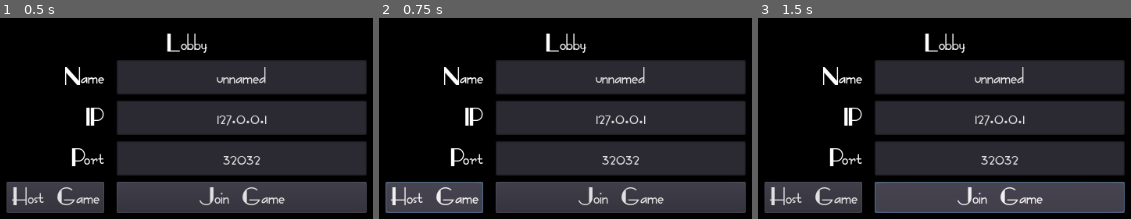
Above: before the commit, frames 1-3 (left to right).
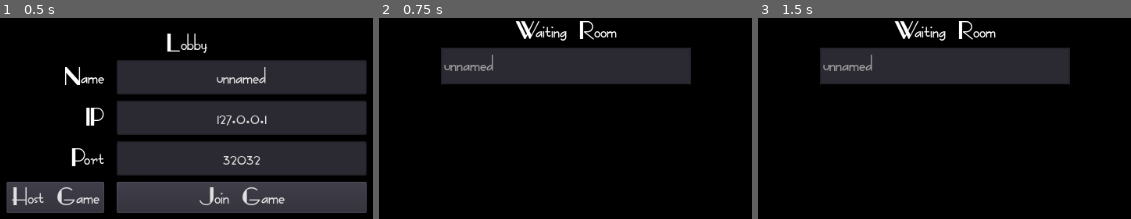
Above: after the commit, the same moments.

Repository: mc-carthy/gdGetaway
Game: Godot game, scene res://Lobby/Lobby.tscn
The game is run twice, just before and just after one commit, with the same random seed, the same clock (stepped at 60 frames per second) and the same inputs.
Inputs:
- Up to frame 1 (0.5 s): no input
- Up to frame 2 (0.75 s): click "Host Game" at 0.5 s
- Up to frame 3 (1.5 s): click "Join Game" at 1.25 s

Frame 1 is identical in both runs. In frame 2, 50% of the frame differs, in the area x 1-99%, y 1-98%; in frame 3, 50%.

Commit message:
Waiting room now functional

Diff:
--- a/Lobby/Lobby.gd
+++ b/Lobby/Lobby.gd
@@ -1,17 +1,23 @@
 extends Control
 
-onready var nameTextBox = $VBoxContainer/CenterContainer/GridContainer/NameTextBox
+onready var nameTextBox: Node = $VBoxContainer/CenterContainer/GridContainer/NameTextBox
 
 func _ready() -> void:
 	nameTextBox.text = SaveGame.save_data['player_name']
 
 func _on_HostButton_pressed() -> void:
 	Network.create_server()
+	create_waiting_room()
 
 func _on_JoinButton_pressed() -> void:
 	Network.connect_to_server()
+	create_waiting_room()
 
 
 func _on_NameTextBox_text_changed(new_text: String) -> void:
 	SaveGame.save_data['player_name'] = nameTextBox.text
 	SaveGame.save_game()
+
+func create_waiting_room() -> void:
+	$WaitingRoom.popup_centered()
+	$WaitingRoom.refresh_players(Network.players)
--- a/Lobby/Lobby.tscn
+++ b/Lobby/Lobby.tscn
@@ -1,6 +1,6 @@
 [gd_scene load_steps=4 format=2]
 
-[ext_resource path="res://Lobby/Waiting.tscn" type="PackedScene" id=1]
+[ext_resource path="res://Lobby/WaitingRoom.tscn" type="PackedScene" id=1]
 [ext_resource path="res://GUI/default.theme" type="Theme" id=2]
 [ext_resource path="res://Lobby/Lobby.gd" type="Script" id=3]
 
@@ -109,8 +109,9 @@
 margin_bottom = 196.0
 text = "Join Game"
 
-[node name="Waiting" parent="." instance=ExtResource( 1 )]
-visible = false
+[node name="WaitingRoom" parent="." groups=[
+"waiting_room",
+] instance=ExtResource( 1 )]
 [connection signal="text_changed" from="VBoxContainer/CenterContainer/GridContainer/NameTextBox" to="." method="_on_NameTextBox_text_changed"]
 [connection signal="pressed" from="VBoxContainer/CenterContainer/GridContainer/HostButton" to="." method="_on_HostButton_pressed"]
 [connection signal="pressed" from="VBoxContainer/CenterContainer/GridContainer/JoinButton" to="." method="_on_JoinButton_pressed"]
--- /dev/null
+++ b/Lobby/Waiting.gd
@@ -0,0 +1,12 @@
+extends Popup
+
+onready var player_list: Node = $VBoxContainer/CenterContainer/ItemList
+
+func _ready() -> void:
+	player_list.clear()
+
+func refresh_players(players):
+	player_list.clear()
+	for player_id in players:
+		var player = players[player_id]['player_name']
+		player_list.add_item(player, null, false)
--- a/Lobby/Waiting.tscn
+++ b/Lobby/WaitingRoom.tscn
@@ -1,13 +1,15 @@
-[gd_scene format=2]
+[gd_scene load_steps=2 format=2]
 
-[node name="Waiting" type="Popup"]
-visible = true
+[ext_resource path="res://Lobby/Waiting.gd" type="Script" id=1]
+
+[node name="WaitingRoom" type="Popup"]
 anchor_left = 1.0
 anchor_top = 1.0
 anchor_right = 1.0
 anchor_bottom = 1.0
 margin_left = -1024.0
 margin_top = -600.0
+script = ExtResource( 1 )
 __meta__ = {
 "_edit_use_anchors_": false
 }
@@ -45,8 +47,9 @@
 
 [node name="ItemList" type="ItemList" parent="VBoxContainer/CenterContainer"]
 margin_left = 352.0
+margin_top = 22.0
 margin_right = 672.0
-margin_bottom = 45.0
+margin_bottom = 22.0
 rect_min_size = Vector2( 320, 0 )
 items = [ "Player 1", null, false, "Player 2", null, false ]
 auto_height = true
--- a/Networking/Network.gd
+++ b/Networking/Network.gd
@@ -5,6 +5,8 @@
 const MAX_PLAYERS: int = 4
 
 var local_player_id: int = 0
+sync var players: Dictionary = {}
+sync var local_player_data: Dictionary = {}
 
 signal player_disconnected
 signal server_disconnected
@@ -17,31 +19,38 @@
 	var peer: NetworkedMultiplayerENet = NetworkedMultiplayerENet.new()
 	peer.create_server(DEFAULT_PORT, MAX_PLAYERS)
 	get_tree().set_network_peer(peer)
-	local_player_id = get_local_player_id()
-	print('Server created')
-	print('PlayerID: ' + str(local_player_id))
+	add_to_player_list()
 
 func connect_to_server() -> void:
 	var peer: NetworkedMultiplayerENet = NetworkedMultiplayerENet.new()
 	get_tree().connect('connected_to_server', self, '_connected_to_server')
 	peer.create_client(DEFAULT_IP, DEFAULT_PORT)
 	get_tree().set_network_peer(peer)
-	local_player_id = get_local_player_id()
 
-func get_local_player_id() -> int:
-	return get_tree().get_network_unique_id()
+
+func add_to_player_list() -> void:
+	local_player_id = get_tree().get_network_unique_id()
+	local_player_data = SaveGame.save_data
+	players[local_player_id] = local_player_data
 
 func _connected_to_server() -> void:
-	rpc('_send_player_info', local_player_id)
+	add_to_player_list()
+	rpc('_send_player_info', local_player_id, local_player_data)
 
 func _is_server() -> bool:
 	#return local_player_id == 1
 	return get_tree().is_network_server()
 
-remote func _send_player_info(id: int) -> void:
+remote func _send_player_info(id: int, player_data: Dictionary) -> void:
+	players[id] = player_data
 	if _is_server():
-		print(str(id) + ' has connected.')
+		rset('players', players)
+		rpc('update_waiting_room')
 
 func _on_player_connected(id: int):
 	if not _is_server():
 		print(str(id) + ' has connected.')
+
+
+sync func update_waiting_room():
+	get_tree().call_group('waiting_room', 'refresh_players', players)
